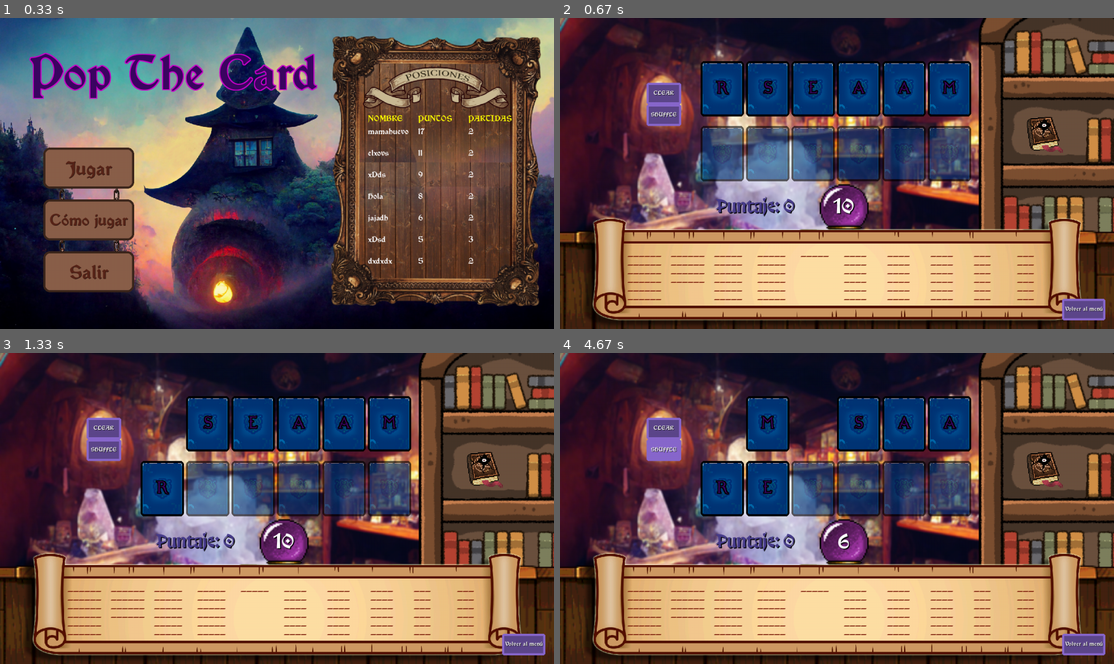
Above: before the commit, frames 1-4 (two rows, left to right).
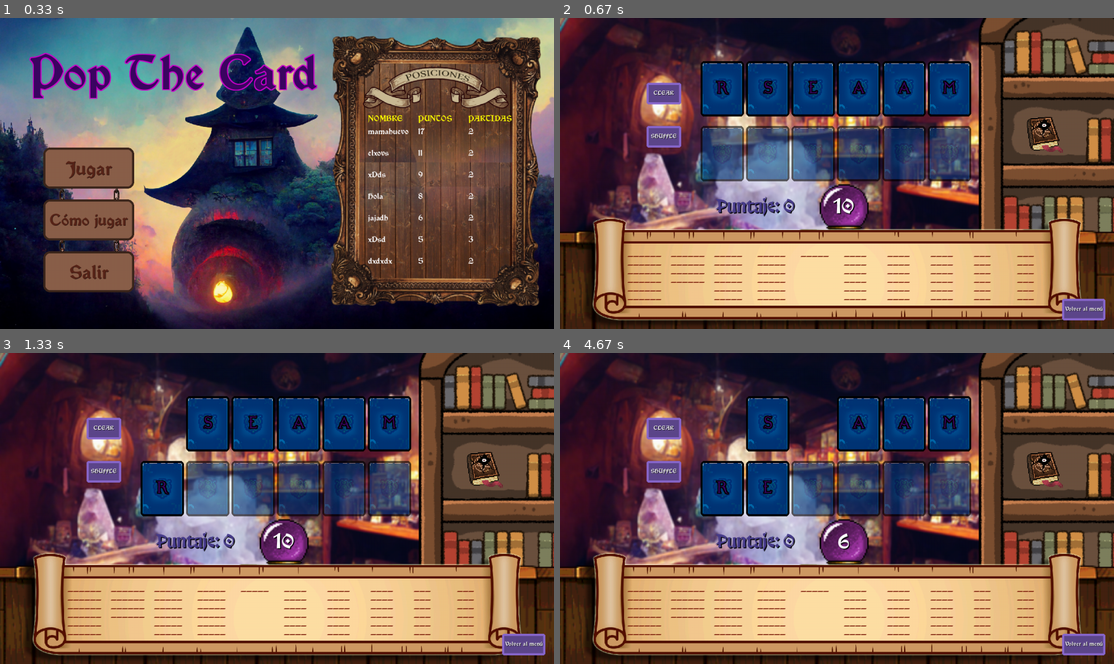
Above: after the commit, the same moments.

Repository: juliancz-a/SP_GRUPO_5_Pygame
Game: pygame game, started from code/class_game.py
Two runs of this game, one before a commit and one after it. Both use one fixed random seed, a clock stepped at 60 frames per second and the inputs below.
Inputs (mouse positions are in pixels of both pictures, inside the frame that each line leads up to):
- Up to frame 1 (0.33 s): no input
- Up to frame 2 (0.67 s): click "Jugar" at 0.38 s
- Up to frame 3 (1.33 s): press the mouse at (520, 645) at 0.7 s; move the mouse to (332, 545) at 0.8 s; release the mouse at (144, 446) at 0.93 s
- Up to frame 4 (4.67 s): press the mouse at (1080, 645) at 1.58 s; move the mouse to (936, 527) at 1.68 s; release the mouse at (792, 405) at 1.82 s; press the mouse at (665, 427) at 4.42 s; move the mouse to (659, 433) at 4.52 s; release the mouse at (659, 440) at 4.65 s

Frame 1 is identical in both runs. In frame 2, 0.9% of the frame differs, in the area x 15-22%, y 27-42%; in frame 3, 0.9%; in frame 4, 1.1%, in the area x 15-72%, y 20-42%.

Commit message:
asdadsad

Diff:
--- a/code/data/config/assets_cfg.py
+++ b/code/data/config/assets_cfg.py
@@ -60,7 +60,7 @@
               }
 
 shuffle_buton = {
-              "box": Box((200, 200), (80, 50)),
+              "box": Box((200, 250), (80, 50)),
               "colors": ["mediumpurple4", "mediumpurple3", "mediumpurple3"],
               "config": [5, 5],
               "text": ["SHUFFLE", "white", FUENTE_1, 50, "shadow", 1, "black", True],
--- a/code/game_tools/class_box.py
+++ b/code/game_tools/class_box.py
@@ -1,5 +1,5 @@
 import pygame
-
+from game_tools.event_handle import *
 #animacion: self.dimensiones | self.posiciones
 
 class Box:
@@ -51,6 +51,9 @@
         action = False
 
         center = self.rectangulo.center
+
+        self.presionado = handle_mouse_event(self.rectangulo, event)
+        self.hover = handle_mouse_event(self.rectangulo, event)
 
         if event.type == pygame.MOUSEBUTTONDOWN:
 
--- a/code/game_tools/event_handle.py
+++ b/code/game_tools/event_handle.py
@@ -1,3 +1,4 @@
+import pygame
 def button_click_event (event, assets_cfg):
 
     selection = None
@@ -14,3 +15,15 @@
             button_selected += 1
 
     return selection
+
+
+def handle_mouse_event (rectangulo, event):
+    estado = False
+    mouse_events = [pygame.MOUSEBUTTONDOWN, pygame.MOUSEBUTTONUP, pygame.MOUSEMOTION]
+
+    for mouse_event in mouse_events:
+        if event.type == mouse_event:
+            if rectangulo.collidepoint(event.pos):
+                estado = True
+
+    return estado
--- a/code/game_tools/words.py
+++ b/code/game_tools/words.py
@@ -13,25 +13,13 @@
         x += 100
         for j in range (len(matrix[i])):
 
-            if printed == 6 and j != len(matrix[i]) - 1:
-                y = 530
-                x += 100
-                printed = 0
-
-            elif j == len(matrix[i]) - 1 and printed == 6:
-                printed = 0
-
             if matrix[i][j] != 0:
                 word = matrix[i][j]
                 word_text = word
                 word = Box((x, y), (40, 100))
 
                 if comodin == 0:
-                    letter = use_comodin(random_letter, words_founded, word_text)
-                    if letter[0] != False:
-                        letter_box = Box((x + letter[1],y), (40,100))
-
-                        letter_box.draw_text(surface, letter[0], COLOR_PALABRA, FUENTE_3, font_size=200, outline="shadow")
+                    use_comodin(surface, random_letter, words_founded, word_text, x, y)
 
                 for word_founded in words_founded:
                     if word_founded == matrix[i][j]:
@@ -43,11 +31,20 @@
                 y += 20
                 printed +=1
 
+                if printed == 6 and j != len(matrix[i]) - 1:
+                    y = 530
+                    x += 100
+                    printed = 0
+            else:
+                if printed == 0:
+                    x -= 100
+                break
+
 def sum_score(scoreboard:int, word):
     scoreboard += len(word)
     return scoreboard
 
-def normalize_words (combinations):
+def normalize_words (combinations) -> list[list]:
     palabras = {3: [], 4: [], 5: [], 6: []}
 
     for combination in combinations:
@@ -62,7 +59,6 @@
     for i in range (len(matriz)):
         for j in range (len(palabras[6-i])):
                 matriz[i][j] = palabras[6-i][j]
-    print(matriz)
 
     return matriz
 
@@ -75,9 +71,10 @@
 
     return letra
 
-def use_comodin (letter, words_founded, word_text):
+def use_comodin (surface, letter, words_founded, word_text, x, y):
     pos = 0
     coincidence = False
+
     for matrix_letter in word_text:
         if matrix_letter == letter:
             coincidence = True
@@ -88,9 +85,10 @@
         if word_founded == word_text:
             coincidence = False
 
-    if coincidence == False:
-        letter, pos = False, False
-    return letter,pos
+    if coincidence:
+        letter_box = Box((x + pos ,y), (40,100))
+
+        letter_box.draw_text(surface, letter[0], COLOR_PALABRA, FUENTE_3, font_size=200, outline="shadow")
 
 def count_select_letters (selected_letters:list) -> int:
     count = 0
--- a/code/testeo.py
+++ /dev/null
@@ -1,76 +0,0 @@
-import pygame
-
-# Inicializar Pygame
-pygame.init()
-
-# Configuración de la pantalla
-screen_width = 1280
-screen_height = 720
-screen = pygame.display.set_mode((screen_width, screen_height))
-pygame.display.set_caption("Botones y Colisiones")
-
-# Colores
-WHITE = (255, 255, 255)
-BLUE = (0, 0, 255)
-RED = (255, 0, 0)
-
-# Definir botones como rectángulos
-button1 = pygame.Rect(100, 500, 150, 50)
-button2 = pygame.Rect(300, 300, 150, 50)
-mucho_texto = (
-"Pop the Card es un juego de descubrir las palabras. Se te daran 6 letras, con"
-"las cuales deberás\nformar la mayor cantidad de palabras posibles, sin repetirlas letras."
-"\n\nLas palabras a encontrar estarán compuestas de 3, 4, 5 y 6 caracteres, y cada"
-"partida durará 90\nsegundos, debiendo jugar por lo menos 3 partidas para poder guardar tu puntaje.\n"
-"Además, contás con los botones SHUFFLE, que cambia el lugar de las letras, CLEAR, para deshacer\n"
-"el orden de las cartas que elegiste, y el comodín, el cual elige una letra aleatoria, y muestra "
-"donde\nse encuentra la misma en cada palabra."
-)
-
-fuente = pygame.font.Font(r"code\data\fonts\vinque rg.otf", 28)
-comodin = pygame.image.load(r"code\data\img\spell_comodin_hover.png")
-clear = pygame.image.load(r"code\data\img\clear_button.png")
-shuffle = pygame.image.load(r"code\data\img\shuffle_button.png")
-background = pygame.image.load(r"code\data\img\Grimoire_blur.jpg")
-background_scale = pygame.transform.scale(background, (1280, 720))
-
-dict_images = {
-    "comodin": {"image": [comodin, (100, 480)],
-                "text": "Comodin",
-                "text_pos": (220, 510)},
-    "clear": {"image": [clear, (400, 460)],
-              "text": 'Botón "CLEAR"',
-              "text_pos": (500, 480)},
-    "shuffle": {"image": [shuffle, (400, 550)],
-                "text": 'Botón "SHUFFLE"',
-                "text_pos": (500, 570)},
-}
-
-def blit_instructions(screen, diccionario):
-    screen.blit(background_scale, (0, 0))
-    for key in diccionario.keys():
-        screen.blit(*diccionario[key]["image"])
-        screen.blit(fuente.render(diccionario[key]["text"], True, "white"), diccionario[key]["text_pos"])
-
-def render_multi_line(screen, text, x, y, font_size, color):
-    lines = text.splitlines()
-    for i, line in enumerate(lines):
-        screen.blit(fuente.render(line, 0, color), (x, (y + font_size * i)))
-
-running = True
-
-while running:
-    for event in pygame.event.get():
-        if event.type == pygame.QUIT:
-            running = False
-
-    screen.fill("aquamarine4")
-
-    blit_instructions(screen, dict_images)
-
-    render_multi_line(screen, mucho_texto, 10, 10, 50, "white")
-
-    pygame.display.flip()
-
-
-pygame.quit()
